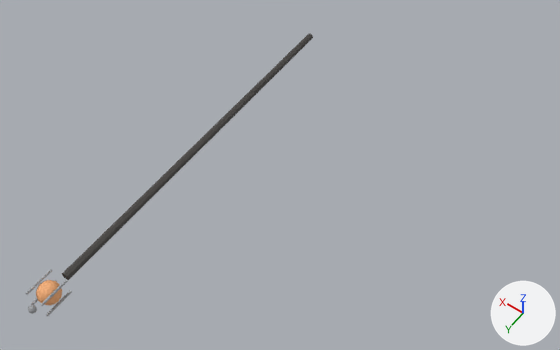
One commit to the FBX model Assets/Resources/Wear/Skeleton/SinStaff.fbx: the scene before it, then after it.
The view is the same before and after, from a 50 mm lens placed at (-0.638, 1.34, 2.622), pointed at (0.168, 0.211, 0.848). Arrows for +X, +Y and +Z are at lower right; the lights stay in place. The older version comes first. Vertices at exactly the same position are counted once.

In view in the first picture: 'SinStaff'.
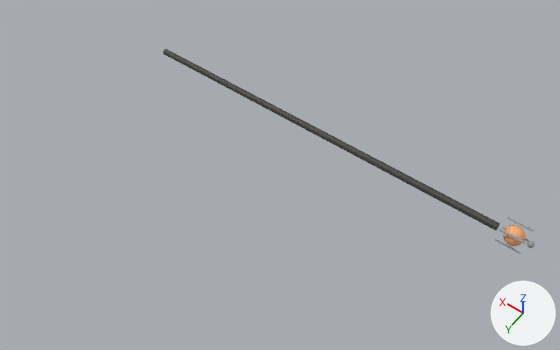
What differs and where, as boxes [x1, y1, x2, y2] in the pictures (560 x 350 px; the box of a moved part takes in the faces that stretch with it):
'SinStaff', reshaped (30% wider, 27% shorter)
    before: [26, 34, 313, 317]
    after: [163, 49, 535, 254]
part 1 of me_sinstaff, moved or reshaped
    before: [36, 280, 62, 306]
    after: [503, 225, 525, 246]
part 2 of me_sinstaff, moved or reshaped
    before: [26, 269, 52, 295]
    after: [499, 229, 526, 245]
part 3 of me_sinstaff, moved or reshaped
    before: [41, 280, 68, 306]
    after: [507, 217, 534, 232]
part 4 of me_sinstaff, moved or reshaped
    before: [46, 291, 72, 317]
    after: [503, 227, 529, 242]
part 5 of me_sinstaff, moved or reshaped
    before: [31, 280, 57, 305]
    after: [495, 239, 522, 254]
part 6 of me_sinstaff, moved or reshaped
    before: [28, 305, 37, 314]
    after: [527, 241, 535, 248]
part 7 of me_sinstaff, moved or reshaped
    before: [62, 34, 313, 280]
    after: [163, 49, 500, 230]

What changed in the scene script:
```text
Change me_sinstaff:
    used by ob_sinstaff; location = (0.0, 0.0, 0.0)
    remove me_sinstaff.from_pydata(...)  # 226 vertices, 226 faces; spans x 0.427..0.495, y -0.38..0.932, z 0.762..0.83
    add me_sinstaff.from_pydata(...)  # 226 vertices, 226 faces; spans x -0.53..0.821, y -0.057..0.001, z 0.766..0.826
    me_sinstaff part 1: the loose piece of 128 vertices spanning x 0.427..0.495, y 0.827..0.893, z 0.762..0.83 is scaled about its middle by 0.882, then moved by (-0.93, -0.888, 0.0)
    me_sinstaff part 2: the loose piece of 10 vertices spanning x 0.485..0.493, y 0.815..0.905, z 0.82..0.828 is turned -90 degrees about the z axis through its middle and scaled by 0.889, then moved by (-0.958, -0.862, -0.003)
    me_sinstaff part 3: the loose piece of 10 vertices spanning x 0.429..0.436, y 0.815..0.905, z 0.82..0.828 is turned -90 degrees about the z axis through its middle and scaled by 0.889, then moved by (-0.901, -0.913, -0.003)
    me_sinstaff part 4: the loose piece of 10 vertices spanning x 0.429..0.436, y 0.815..0.905, z 0.764..0.772 is turned -90 degrees about the z axis through its middle and scaled by 0.889, then moved by (-0.901, -0.913, 0.003)
    me_sinstaff part 5: the loose piece of 10 vertices spanning x 0.485..0.493, y 0.815..0.905, z 0.764..0.772 is turned -90 degrees about the z axis through its middle and scaled by 0.889, then moved by (-0.958, -0.862, 0.003)
    me_sinstaff part 6: the loose piece of 42 vertices spanning x 0.449..0.473, y 0.908..0.932, z 0.784..0.808 is moved by (-0.98, -0.948, 0.0)
    me_sinstaff part 7
    me_sinstaff.vertices[0].co: (0.472, -0.38, 0.796) -> (0.821, -0.018, 0.796)  # pixel (307, 34) -> pixel (162, 53)
    me_sinstaff.vertices[1].co: (0.469, -0.38, 0.788) -> (0.821, -0.021, 0.789)  # not seen -> pixel (163, 54)
    me_sinstaff.vertices[2].co: (0.461, -0.38, 0.785) -> (0.821, -0.028, 0.786)  # pixel (310, 38) -> not seen
    me_sinstaff.vertices[3].co: (0.453, -0.38, 0.788) -> (0.821, -0.035, 0.789)  # pixel (312, 38) -> not seen
    me_sinstaff.vertices[4].co: (0.45, -0.38, 0.796) -> (0.821, -0.038, 0.796)  # pixel (313, 37) -> pixel (166, 49)
    me_sinstaff.vertices[5].co: (0.453, -0.38, 0.804) -> (0.821, -0.035, 0.803)  # pixel (312, 35) -> pixel (165, 48)
    me_sinstaff.vertices[6].co: (0.461, -0.38, 0.807) -> (0.821, -0.028, 0.806)  # pixel (310, 33) -> pixel (164, 49)
    me_sinstaff.vertices[7].co: (0.469, -0.38, 0.804) -> (0.821, -0.021, 0.803)  # pixel (308, 33) -> pixel (163, 51)
    me_sinstaff.vertices[8].co: (0.474, 0.8, 0.796) -> (-0.419, -0.016, 0.796)  # pixel (61, 274) -> pixel (496, 229)
    me_sinstaff.vertices[9].co: (0.47, 0.8, 0.787) -> (-0.419, -0.02, 0.788)  # pixel (63, 276) -> pixel (495, 230)
    me_sinstaff.vertices[10].co: (0.461, 0.8, 0.783) -> (-0.419, -0.028, 0.784)  # pixel (66, 279) -> pixel (497, 229)
    me_sinstaff.vertices[11].co: (0.452, 0.8, 0.787) -> (-0.419, -0.036, 0.788)  # pixel (68, 280) -> pixel (498, 226)
    me_sinstaff.vertices[12].co: (0.448, 0.8, 0.796) -> (-0.419, -0.04, 0.796)  # pixel (68, 279) -> pixel (499, 224)
    me_sinstaff.vertices[13].co: (0.452, 0.8, 0.805) -> (-0.419, -0.036, 0.804)  # pixel (67, 276) -> pixel (499, 223)
    me_sinstaff.vertices[14].co: (0.461, 0.8, 0.809) -> (-0.419, -0.028, 0.808)  # pixel (64, 274) -> pixel (498, 224)
    me_sinstaff.vertices[15].co: (0.47, 0.8, 0.805) -> (-0.419, -0.02, 0.804)  # pixel (62, 273) -> pixel (497, 227)
```
